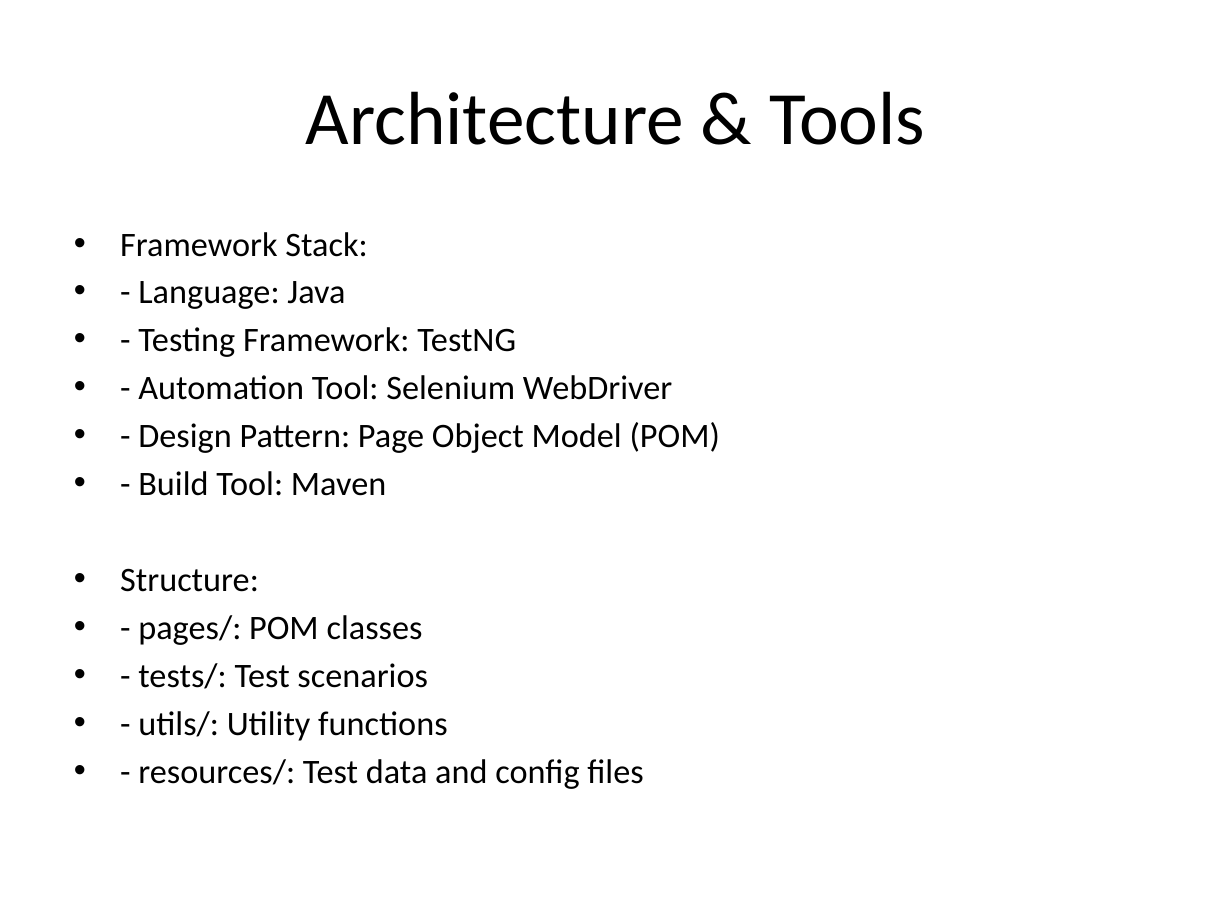
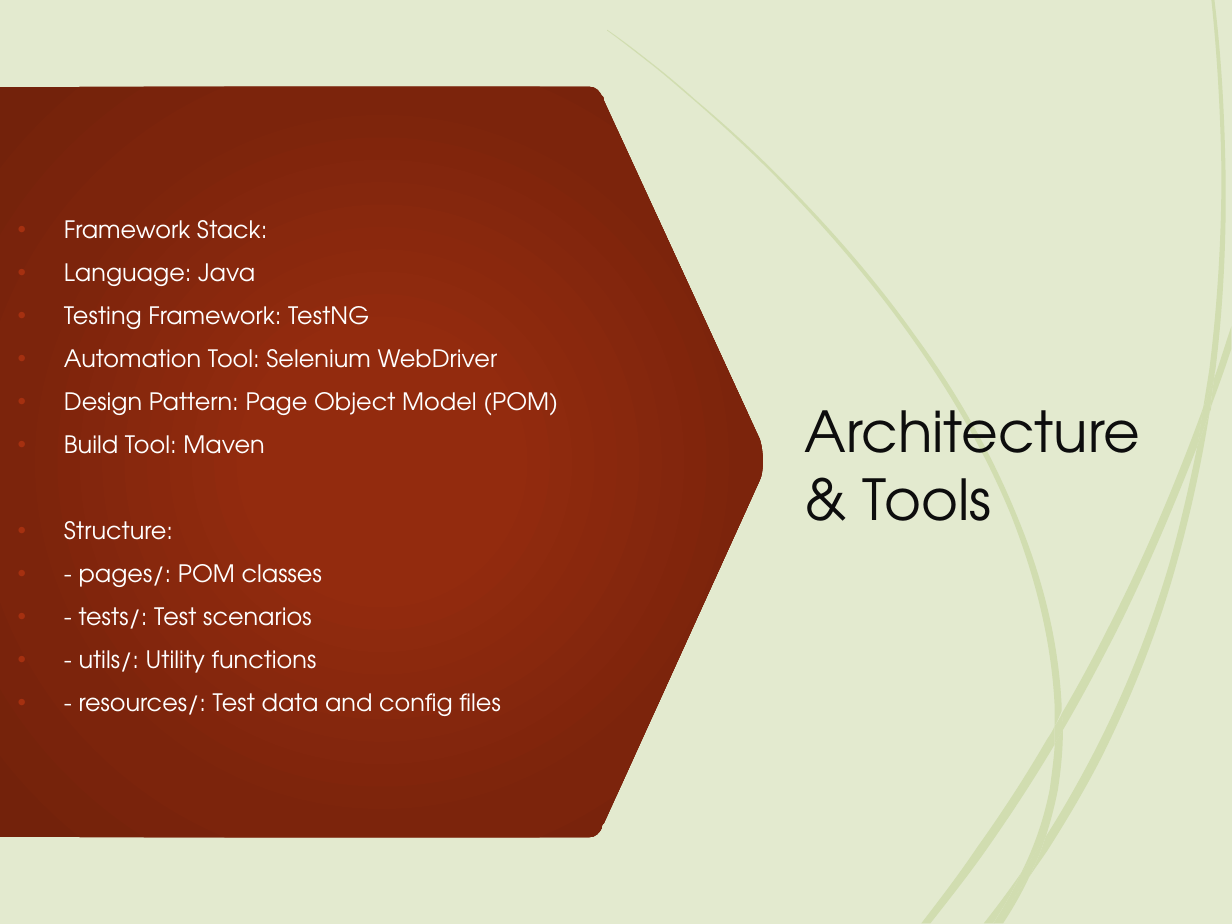
Before and after one commit to salmasayed372002/WEB-AUTOMATION-, a slide deck: slide 6 of AwesomeQa_Automation_Presentation.pptx (slide 5 before the commit). Drawn at 1232x924 pixels with LibreOffice and Linux fonts; fonts in the diff are those of the drawing. Boxes give left, top, right and bottom in pixels: in the first picture for what was removed or moved away, otherwise in the second. Text is boxed around its words. In the diff, an @@ line names an element or a change of style, - is before the commit and + after.

```diff
--- a/AwesomeQa_Automation_Presentation.pptx
+++ b/AwesomeQa_Automation_Presentation.pptx
@@ background #FFFFFF to #000000 @@
@@ rectangle added at (0,0,25,924), fill #E3EACF @@
@@ rectangle added at (0,0,1232,924), fill #E3EACF @@
@@ freeform shape added at (0,86,764,837), fill gradient #932B0E to #7C240C to #73220B @@
@@ freeform shape added at (0,96,184,165), fill #A53010 @@
@@ text "Framework Stack:": place and size @@
-text "Framework Stack:" at (120,232,720,789)
+text "Framework Stack:" at (64,220,558,716)
@@ text "Framework Stack:" at (64,220,558,716): vertical alignment top to middle @@
@@ title "Architecture & Tools": place and size @@
-title "Architecture & Tools" at (306,91,925,145)
+title "Architecture & Tools" at (805,410,1141,521)
@@ title "Architecture & Tools" at (805,410,1141,521): size 44 to 33 pt, font Calibri to TeX Gyre Adventor, text colour #000000 to #0D0D0D; alignment centre to left @@
@@ text at (64,220,500,716): size 20 to 14 pt, font Calibri to TeX Gyre Adventor, text colour #000000 to #FFFFFF in "Framework Stack:", "Structure:", "- pages/: POM classes", "- tests/: Test scenarios" and 2 more places; line spacing 1 to 0.9; more space between paragraphs @@
@@ text at (64,263,558,454): text changed; size 20 to 14 pt; font Calibri to TeX Gyre Adventor; text colour #000000 to #FFFFFF @@
-• - Language: Java
-• - Testing Framework: TestNG
-• - Automation Tool: Selenium WebDriver
-• - Design Pattern: Page Object Model (POM)
-• - Build Tool: Maven
+• Language: Java
+• Testing Framework: TestNG
+• Automation Tool: Selenium WebDriver
+• Design Pattern: Page Object Model (POM)
+• Build Tool: Maven
@@ group added at (607,0,1232,923): 12 freeform shapes @@
@@ group added at (0,347,132,924): 5 freeform shapes @@
@@ group added at (2,0,160,924): 5 freeform shapes @@
```
Also in this commit, not shown: 7 other slides changed, 5 slides added, 4 slides removed, 3 other files.
